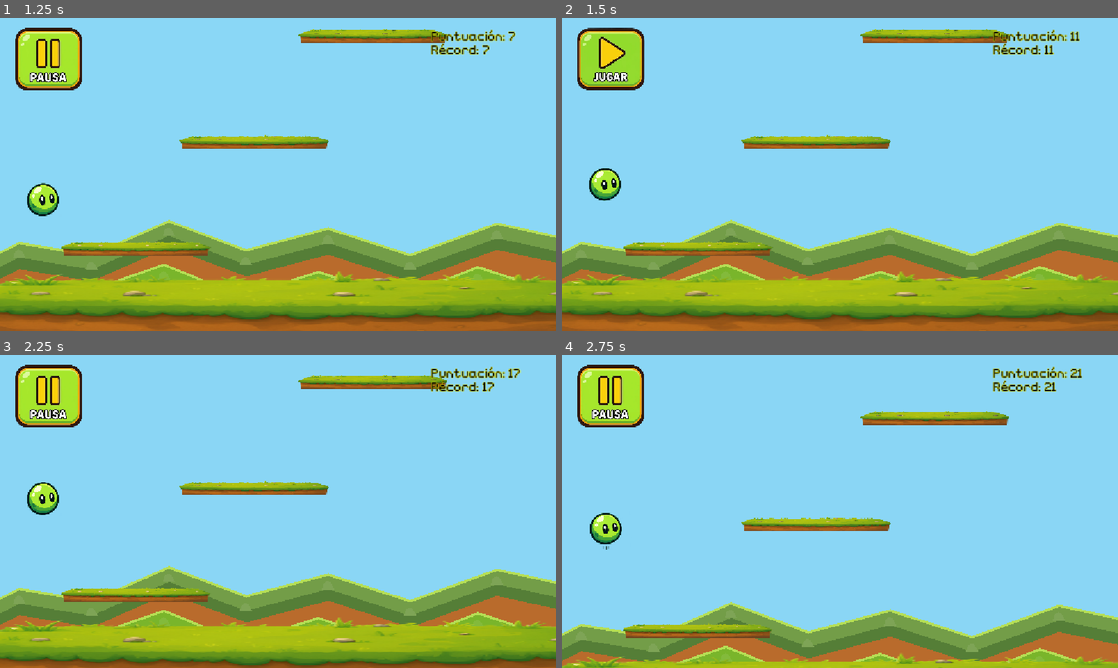
Above: before the commit, frames 1-4 (two rows, left to right).
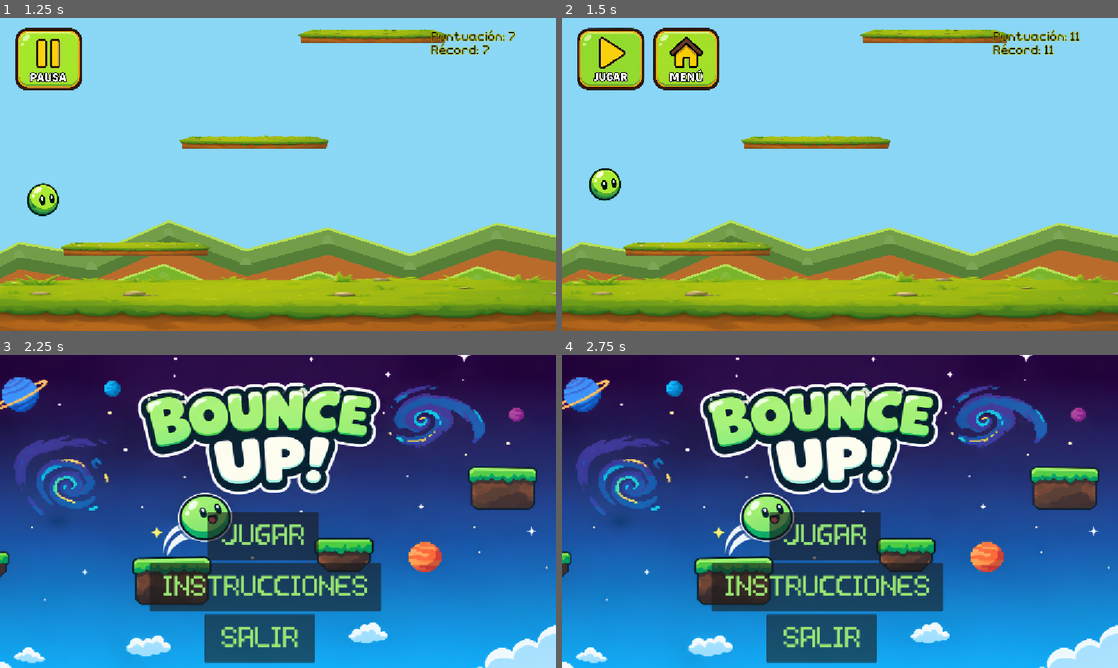
Above: after the commit, the same moments.

Repository: Miranda-511/Bounce-Up-
Game: Godot game, scene res://escenas/menu.tscn
The game is run twice, just before and just after one commit, with the same random seed, the same clock (stepped at 60 frames per second) and the same inputs.
Inputs (mouse positions are in pixels of both pictures, inside the frame that each line leads up to; where the layout moved, square brackets give the same spot in the first picture):
- Up to frame 1 (1.25 s): click "JUGAR" at 0.5 s
- Up to frame 2 (1.5 s): click (612, 58) at 1.25 s
- Up to frame 3 (2.25 s): click (122, 395) [50, 395] at 2 s
- Up to frame 4 (2.75 s): no input

Frame 1 is identical in both runs. In frame 2, 2.3% of the frame differs, in the area x 16-29%, y 3-24%; in frame 3, 100%; in frame 4, 100%, in the area x 0-100%, y 0-100%.

Commit message:
botón de menú sin música de regreso xd

Diff:
--- a/escenas/gameover.tscn
+++ b/escenas/gameover.tscn
@@ -4,7 +4,10 @@
 [ext_resource type="Texture2D" uid="uid://bvjl6k302vygj" path="res://assets/restart button bounce up.png" id="2_prenm"]
 [ext_resource type="Texture2D" uid="uid://lub1k3ynyo3k" path="res://assets/restart button bounce up PRESSED.png" id="3_a75a3"]
 [ext_resource type="FontFile" uid="uid://c4a6oj1d3qow6" path="res://font/lower-pixel.regular.otf" id="4_merfv"]
+[ext_resource type="Texture2D" uid="uid://d1qfxx7863sh6" path="res://assets/home button bounce up.png" id="4_nrxm1"]
+[ext_resource type="Texture2D" uid="uid://da4tbe4m11ifs" path="res://assets/home button bounce up PRESSED.png" id="5_ewdes"]
 [ext_resource type="AudioStream" uid="uid://bch4s07eo13gg" path="res://sound/losing sound.mp3" id="5_prenm"]
+[ext_resource type="Script" uid="uid://boc6jbcgs3338" path="res://scripts/home.gd" id="6_j5brv"]
 
 [sub_resource type="GDScript" id="GDScript_ys24l"]
 resource_name = "game_over"
@@ -83,8 +86,8 @@
 layout_mode = 0
 offset_left = 877.0
 offset_top = 418.0
-offset_right = 1527.1589
-offset_bottom = 1010.74304
+offset_right = 1527.0
+offset_bottom = 1008.0
 scale = Vector2(0.37529266, 0.37452996)
 size_flags_horizontal = 3
 size_flags_vertical = 3
@@ -93,6 +96,18 @@
 ignore_texture_size = true
 stretch_mode = 0
 script = SubResource("GDScript_nrxm1")
+
+[node name="HomeButton" type="TextureButton" parent="." unique_id=800385484]
+layout_mode = 0
+offset_left = 40.0
+offset_top = 418.0
+offset_right = 277.0
+offset_bottom = 628.0
+texture_normal = ExtResource("4_nrxm1")
+texture_pressed = ExtResource("5_ewdes")
+ignore_texture_size = true
+stretch_mode = 0
+script = ExtResource("6_j5brv")
 
 [node name="ScoreLabel" type="Label" parent="." unique_id=1763219133]
 layout_mode = 1
--- a/escenas/main.tscn
+++ b/escenas/main.tscn
@@ -8,6 +8,9 @@
 [ext_resource type="FontFile" uid="uid://c4a6oj1d3qow6" path="res://font/lower-pixel.regular.otf" id="6_a8p2b"]
 [ext_resource type="Texture2D" uid="uid://b1fmvnjceqkvs" path="res://assets/pause button bounce up PRESSED.png" id="6_lyxkq"]
 [ext_resource type="Script" uid="uid://b6s1qh8kf4ynp" path="res://scripts/pause.gd" id="7_lyxkq"]
+[ext_resource type="Texture2D" uid="uid://d1qfxx7863sh6" path="res://assets/home button bounce up.png" id="8_7an46"]
+[ext_resource type="Texture2D" uid="uid://da4tbe4m11ifs" path="res://assets/home button bounce up PRESSED.png" id="9_acisx"]
+[ext_resource type="Script" uid="uid://d3hsf5bpf6cm0" path="res://scripts/home2.gd" id="10_a5wrc"]
 [ext_resource type="AudioStream" uid="uid://c847wwhkogxee" path="res://sound/the_mountain-retro-game-593063.mp3" id="10_dg7ii"]
 
 [sub_resource type="LabelSettings" id="LabelSettings_kkt6c"]
@@ -76,6 +79,18 @@
 script = ExtResource("7_lyxkq")
 metadata/_edit_use_anchors_ = true
 
+[node name="HomeButton" type="TextureButton" parent="CanvasLayer" unique_id=579634377]
+process_mode = 3
+offset_left = 188.0
+offset_top = 20.0
+offset_right = 327.0
+offset_bottom = 149.0
+texture_normal = ExtResource("8_7an46")
+texture_pressed = ExtResource("9_acisx")
+ignore_texture_size = true
+stretch_mode = 0
+script = ExtResource("10_a5wrc")
+
 [node name="background" parent="." unique_id=33009793 instance=ExtResource("2_26pgj")]
 
 [node name="AudioStreamPlayer" type="AudioStreamPlayer" parent="." unique_id=356976337]
--- /dev/null
+++ b/scripts/home.gd
@@ -0,0 +1,7 @@
+extends TextureButton
+
+const MENU_SCENE = preload("res://escenas/menu.tscn")
+
+
+func _pressed():
+	get_tree().change_scene_to_packed(MENU_SCENE)
--- /dev/null
+++ b/scripts/home2.gd
@@ -0,0 +1,13 @@
+extends TextureButton
+
+const MENU_SCENE = preload("res://escenas/menu.tscn")
+
+
+func _ready():
+	process_mode = Node.PROCESS_MODE_ALWAYS
+	pressed.connect(_on_pressed)
+
+
+func _on_pressed():
+	get_tree().paused = false
+	get_tree().change_scene_to_packed(MENU_SCENE)
--- a/scripts/pause.gd
+++ b/scripts/pause.gd
@@ -1,11 +1,19 @@
 extends TextureButton
 
 var pausado := false
+
+@onready var home_button: TextureButton = $"../HomeButton"
+
 
 func _ready():
 	process_mode = Node.PROCESS_MODE_ALWAYS
 	pressed.connect(_on_pressed)
 
+	home_button.visible = false
+
+
 func _on_pressed():
 	pausado = !pausado
+
+	home_button.visible = pausado
 	get_tree().paused = pausado
Binary file added: assets/home button bounce up PRESSED.png
Not shown, added: assets/home button bounce up PRESSED.png.import
Binary file added: assets/home button bounce up.png
Not shown, added: assets/home button bounce up.png.import
Not shown, added: scripts/home.gd.uid
Not shown, added: scripts/home2.gd.uid
